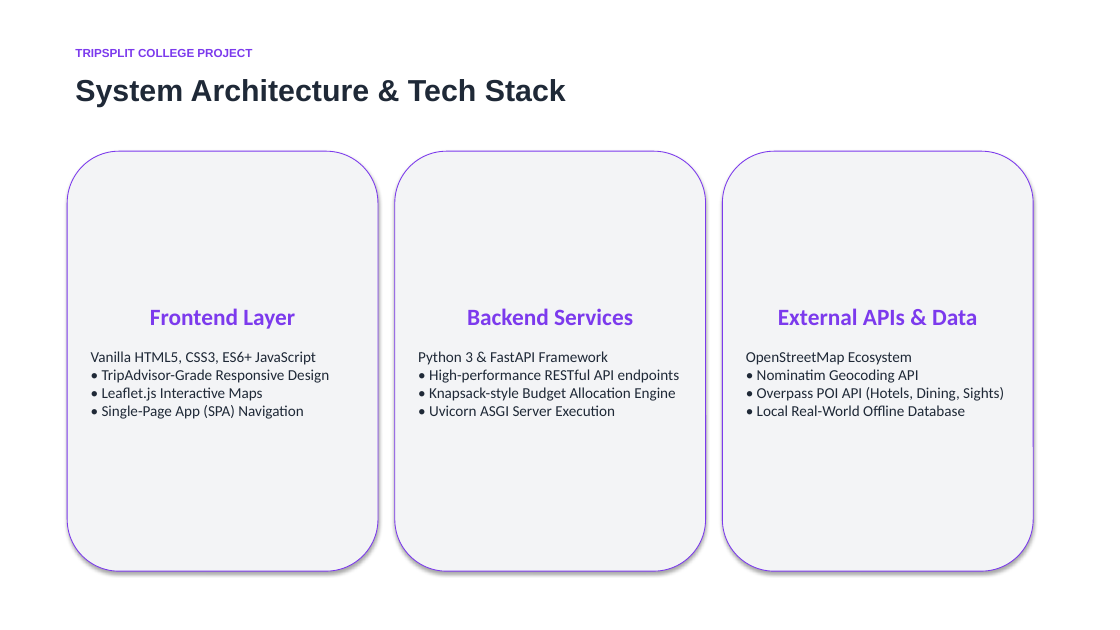
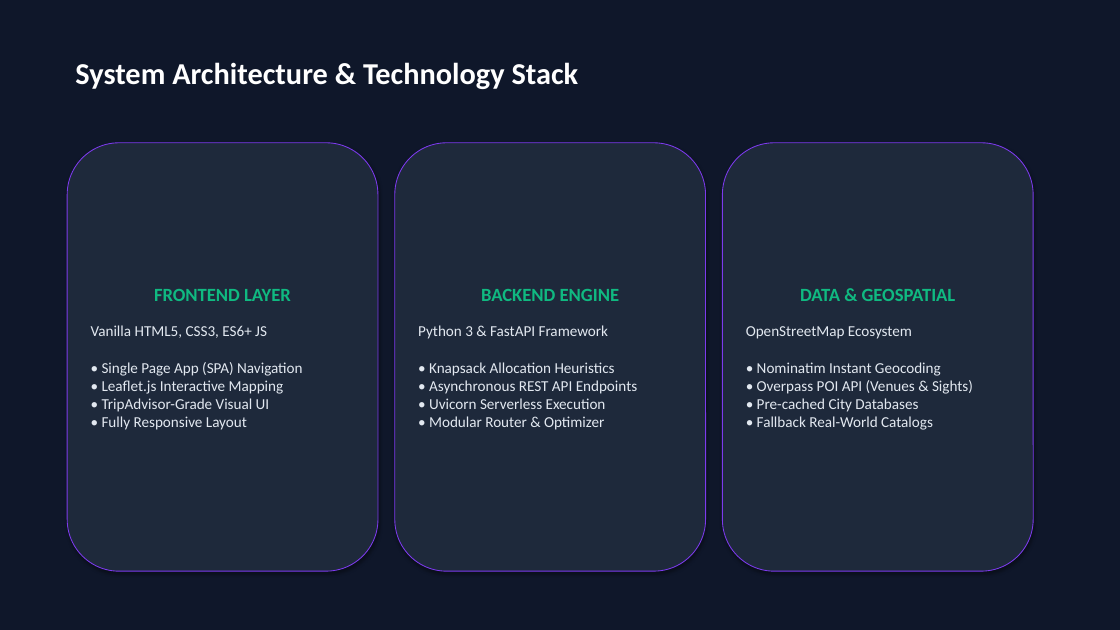
Before and after one commit to Somya-Vishnoi/Trip-Split, a slide deck: slide 4 of TripSplit_Presentation.pptx. Drawn at 1120x630 pixels with LibreOffice and Linux fonts; fonts in the diff are those of the drawing. Boxes give left, top, right and bottom in pixels: in the first picture for what was removed or moved away, otherwise in the second. Text is boxed around its words. In the diff, an @@ line names an element or a change of style, - is before the commit and + after.

```diff
--- a/TripSplit_Presentation.pptx
+++ b/TripSplit_Presentation.pptx
@@ rectangle added at (0, 0, 1120, 630), fill #0F172A @@
@@ text removed at (75, 49, 252, 57) @@
-TRIPSPLIT COLLEGE PROJECT
@@ text at (75, 62, 579, 89): text changed; font Arial to Calibri; text colour #1F2937 to #FFFFFF @@
-System Architecture & Tech Stack
+System Architecture & Technology Stack
@@ rounded rectangle "FRONTEND LAYER": place and size @@
-rounded rectangle "FRONTEND LAYER" at (67, 151, 378, 571)
+rounded rectangle "FRONTEND LAYER" at (67, 143, 378, 571)
@@ fill #F3F4F6 to #1E293B in 3 elements at (723, 143, 1033, 571), (67, 143, 378, 571), (395, 143, 706, 571) @@
@@ rounded rectangle "BACKEND ENGINE": place and size @@
-rounded rectangle "BACKEND ENGINE" at (395, 151, 706, 571)
+rounded rectangle "BACKEND ENGINE" at (395, 143, 706, 571)
@@ rounded rectangle "DATA & GEOSPATIAL": place and size @@
-rounded rectangle "DATA & GEOSPATIAL" at (723, 151, 1033, 571)
+rounded rectangle "DATA & GEOSPATIAL" at (723, 143, 1033, 571)
@@ text in rounded rectangle at (91, 289, 302, 430): text changed; text colour #1F2937 to #E2E8F0 @@
-Frontend Layer
-Vanilla HTML5, CSS3, ES6+ JavaScript
-• TripAdvisor-Grade Responsive Design
-• Leaflet.js Interactive Maps
-• Single-Page App (SPA) Navigation
+FRONTEND LAYER
+Vanilla HTML5, CSS3, ES6+ JS
+• Single Page App (SPA) Navigation
+• Leaflet.js Interactive Mapping
+• TripAdvisor-Grade Visual UI
+• Fully Responsive Layout
@@ text in rounded rectangle at (418, 289, 637, 430): text changed; text colour #1F2937 to #E2E8F0 @@
-Backend Services
-Python 3 & FastAPI Framework
-• High-performance RESTful API endpoints
-• Knapsack-style Budget Allocation Engine
-• Uvicorn ASGI Server Execution
+BACKEND ENGINE
+Python 3 & FastAPI Framework
+• Knapsack Allocation Heuristics
+• Asynchronous REST API Endpoints
+• Uvicorn Serverless Execution
+• Modular Router & Optimizer
@@ text in rounded rectangle at (746, 289, 973, 430): text changed; text colour #1F2937 to #E2E8F0 @@
-External APIs & Data
-OpenStreetMap Ecosystem
-• Nominatim Geocoding API
-• Overpass POI API (Hotels, Dining, Sights)
-• Local Real-World Offline Database
+DATA & GEOSPATIAL
+OpenStreetMap Ecosystem
+• Nominatim Instant Geocoding
+• Overpass POI API (Venues & Sights)
+• Pre-cached City Databases
+• Fallback Real-World Catalogs
```
Also in this commit, not shown: 8 other slides changed, 1 slide added, 1 slide removed, 1 other file.
